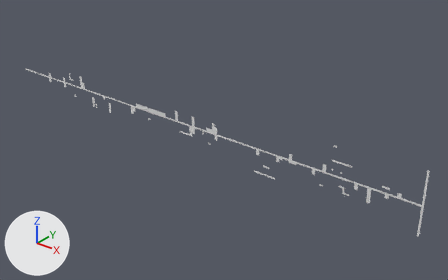
An edit to the OBJ model Assets/Tiled2Unity/Meshes/Pietro_Mondo2_Medio1.obj, drawn before and after from the same camera.
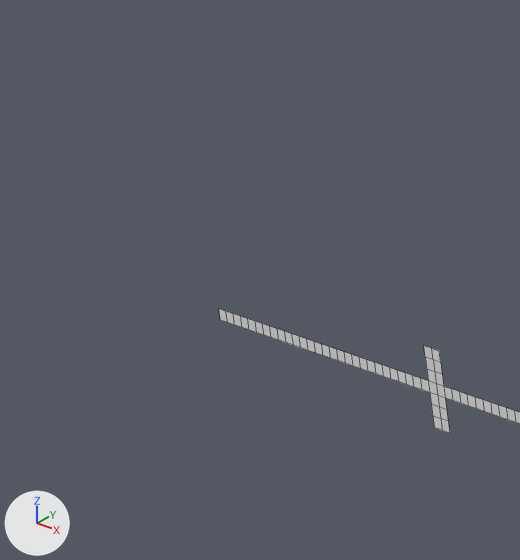
Old and new are each drawn whole from a camera (50 mm lens) standing at (40.8, -125.4, 67.5) and looking at (-64.8, 6.7, -14.4) and again close up on the part from 0% to 13% of the width and 12% to 35% of the height. Lighting does not change. The marker at lower left points along +X, +Y and +Z. The close-ups show mesh edges as thin lines. Where no turn or scale is listed for an object, it has been applied to the vertices.

Objects in the first close-up: 'Pietro_Mondo2_Medio1'.
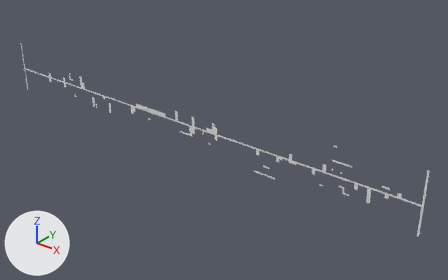
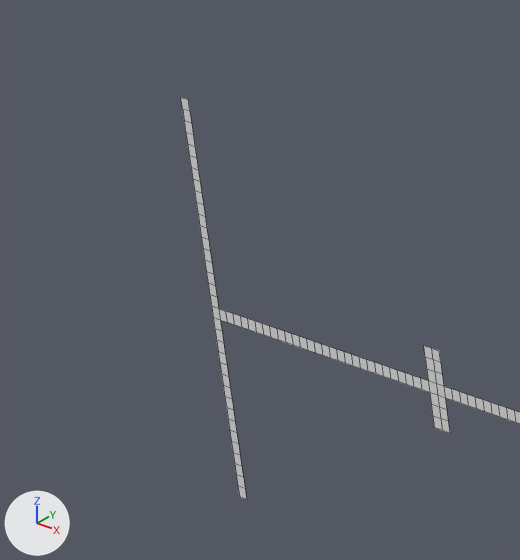
Location of each change, (x1, y1, x2, y2) in pixels of the close-ups (520 x 560 px):
'Pietro_Mondo2_Medio1', reshaped
    before: (219, 309, 520, 433)
    after: (181, 97, 520, 500)
part 1 of me_pietro_mondo2_medio1, built on
    before: (219, 309, 235, 325)
    after: (181, 97, 247, 500)

The change in detail:
me_pietro_mondo2_medio1 is used by ob_pietro_mondo2_medio1; location (0.0, 0.0, 0.0).
me_pietro_mondo2_medio1 had 1251 vertices, 703 faces and spanned x -154.0..0.0, y 0.0, z -18.0..0.0.
me_pietro_mondo2_medio1 now has 1321 vertices, 738 faces and spans x -155.0..0.0, y 0.0, z -18.0..0.0.
Part 1, on me_pietro_mondo2_medio1:
2 faces are deleted.
70 vertices are added at x -155.0..-154.0, y 0.0, z -18.0..0.0.
37 new faces join them.
